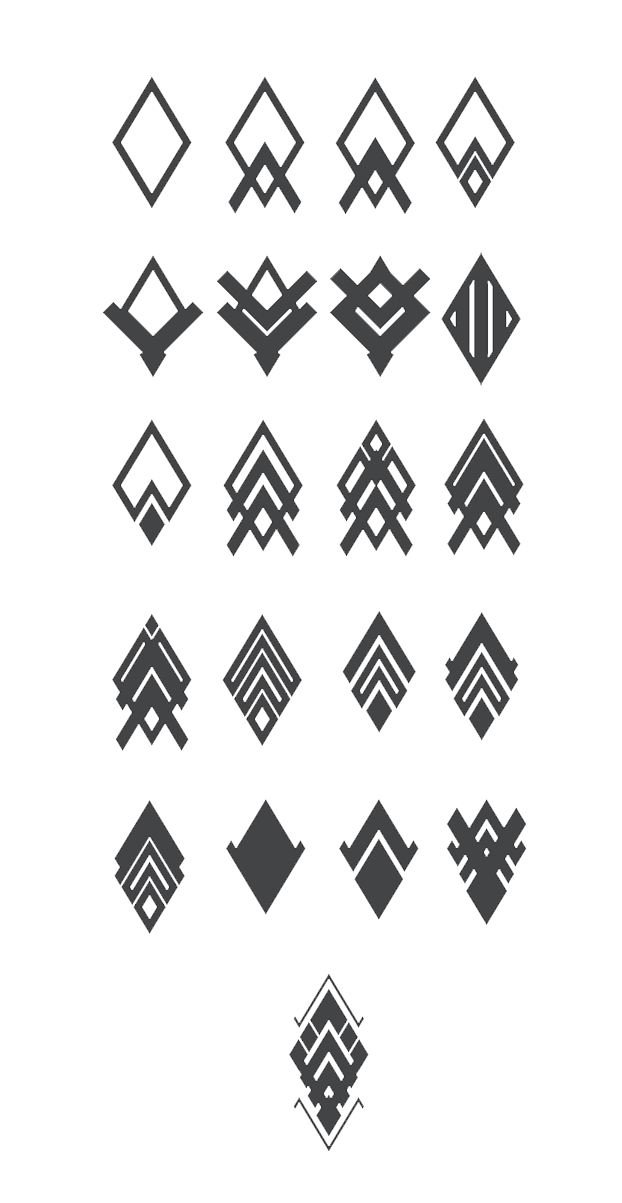
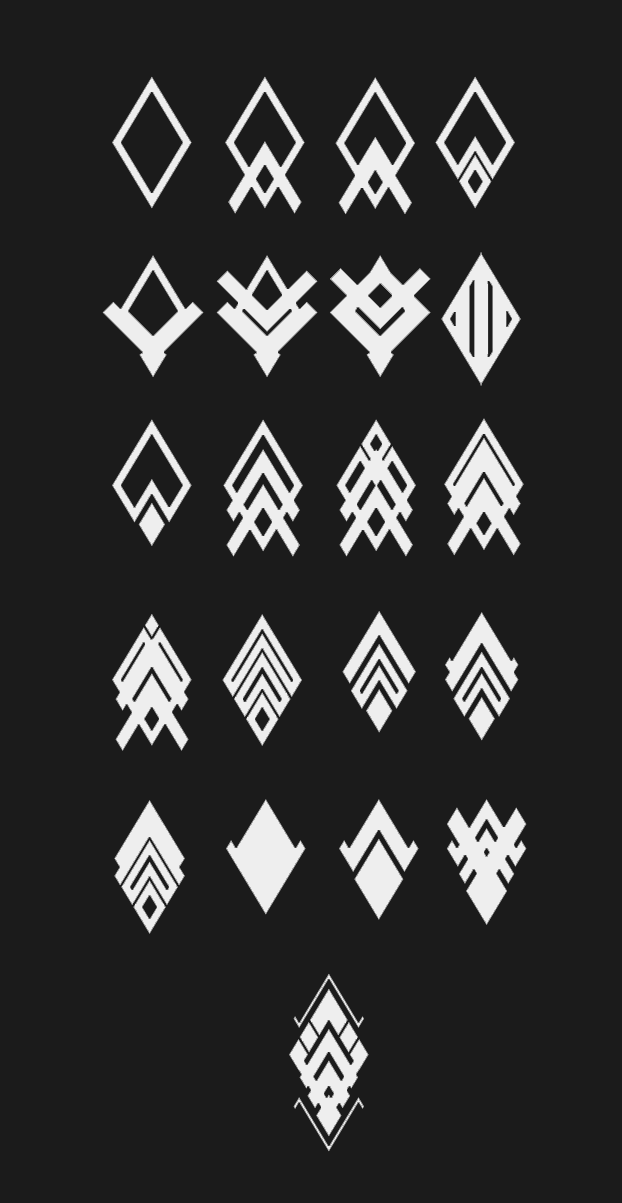
Comparing the layer stacks of the two 622px x 1203px images. Changes:
added layer "BG" over [0, 0, 622, 1203]
